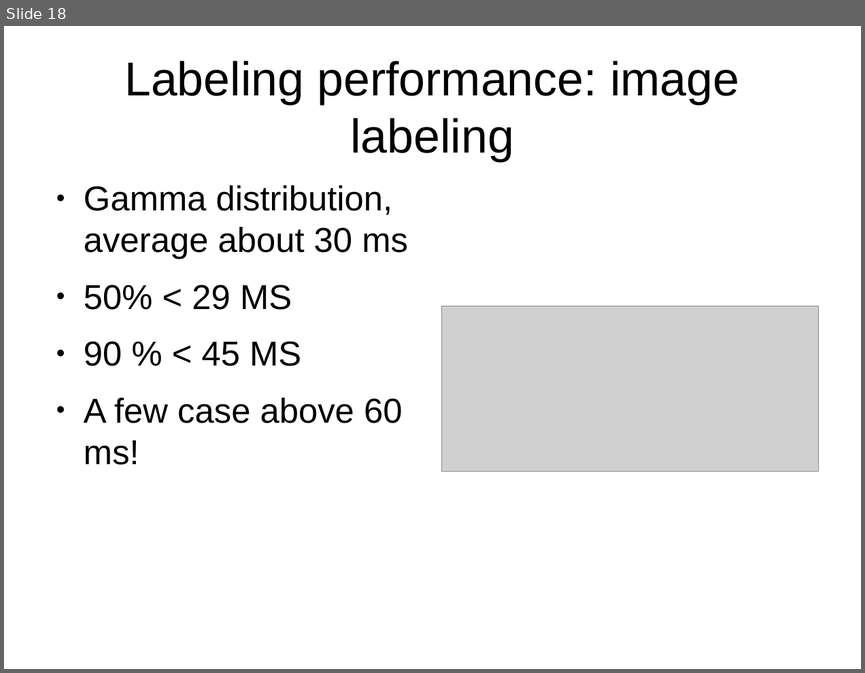
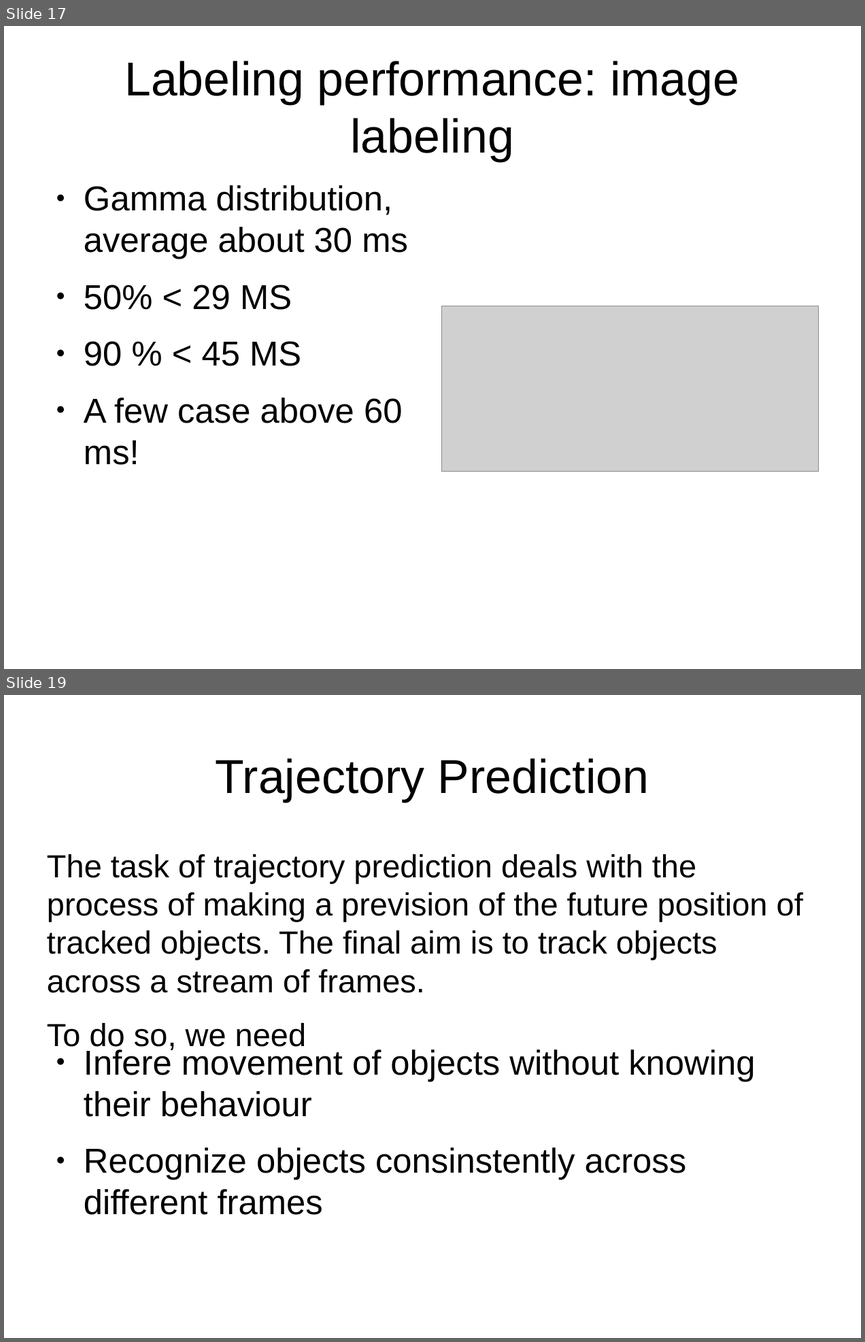
Before and after one commit to 0Chuzz/SNproject, a slide deck: slides.odp. Shown one above the other, each under a label of ours: slide 18 before the commit, slides 17 and 19 after it; the slides between them are not shown. The pictures are 865x673 and 865x1342 pixels, drawn with LibreOffice and Linux fonts; fonts in the diff are those of the drawing; grey boxes stand for pictures. Boxes give left, top, right and bottom in pixels: in the first picture for what was removed or moved away, otherwise in the second. Text is boxed around its words. In the diff, an @@ line names an element or a change of style, - is before the commit and + after.

```diff
--- a/slides.odp
+++ b/slides.odp
@@ slide 19 added at [4, 695, 861, 1338], background #FFFFFF @@
@@ title added at [215, 758, 649, 802], 44 pt, text #000000 @@
+Trajectory Prediction
@@ text added at [47, 854, 803, 1052], 29.6 pt, text #000000 @@
+The task of trajectory prediction deals with the process of making a prevision of the future position of tracked objects. The final aim is to track objects across a stream of frames.
+To do so, we need
@@ text added at [84, 1047, 755, 1215], 32 pt, text #000000 @@
+● Infere movement of objects without knowing their behaviour
+● Recognize objects consinstently across different frames
@@ what was slide 18 is now slide 17 @@
```
Also in this commit, not shown: 8 slides changed, 34 other slides added, 17 slides removed, 3 other files.
